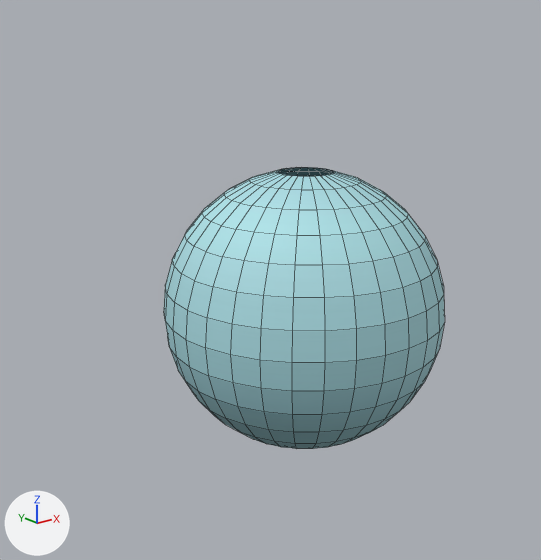
The OBJ model PA7/models/uranus.obj as it was, and as the next commit left it.
Before and after are seen from a 50 mm camera at (-3.38, -3.85, 1.81) aimed at (-0.15, 0.19, 0.19). The lights are fixed; the arrows at lower left show +X, +Y and +Z. Mesh edges are drawn as thin lines. Where no turn or scale is listed for an object, it has been applied to the vertices. Vertices at the same position are counted once.
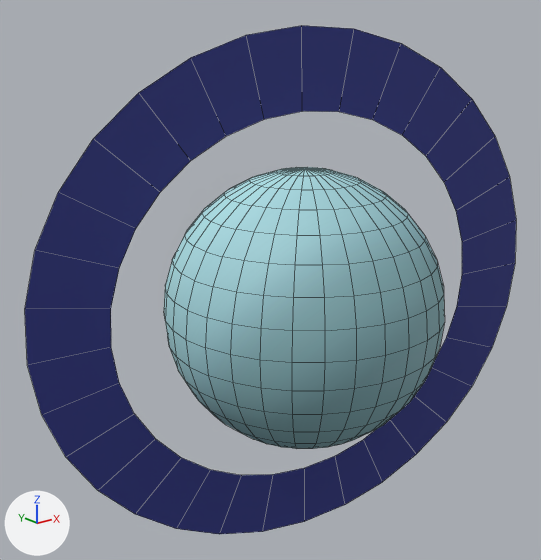
Where the change shows, as pixel boxes [x1, y1, x2, y2] in the pictures (541 x 560 px):
'Circle', added (blue): after [25, 26, 516, 534]
part 1 of me_sphere, built on (cyan): after [277, 167, 334, 176]
part 2 of me_sphere, surface changed: [187, 170, 445, 437] in both

The change in detail:
Picture 'uraring.jpg' (img_uraring_jpg) is new.
Material 'Material.002' (mat_material_002) is new.
Its texture is img_uraring_jpg.
Its roughness is 0.69.
me_sphere is used by ob_sphere; location (0.0, 0.0, 0.0).
me_sphere had 482 vertices, 448 faces and spanned x -1.0..1.0, y -1.0..1.0, z -0.99..0.99.
me_sphere now has 482 vertices, 512 faces and spans x -1.0..1.0, y -1.0..1.0, z -1.0..1.0.
Part 1, on me_sphere:
1 vertex is removed from x 0.0, y 0.0, z 0.99.
1 vertex is added at (0.0, 0.0, 1.0).
32 new faces join them.
me_sphere part 2: 448 kept faces spanning x -1.0..1.0, y -1.0..1.0, z -0.98..0.98 get new texture (UV) coordinates.
Mesh me_circle is new.
It has 64 vertices, 32 faces and spans x -1.87..1.87, y -0.5..0.5, z -1.92..1.92.
It uses material mat_material_002 (picture img_uraring_jpg).
Object 'Circle' (ob_circle) is new; it shows me_circle.
Its location is (0.0, 0.0, 0.0).
